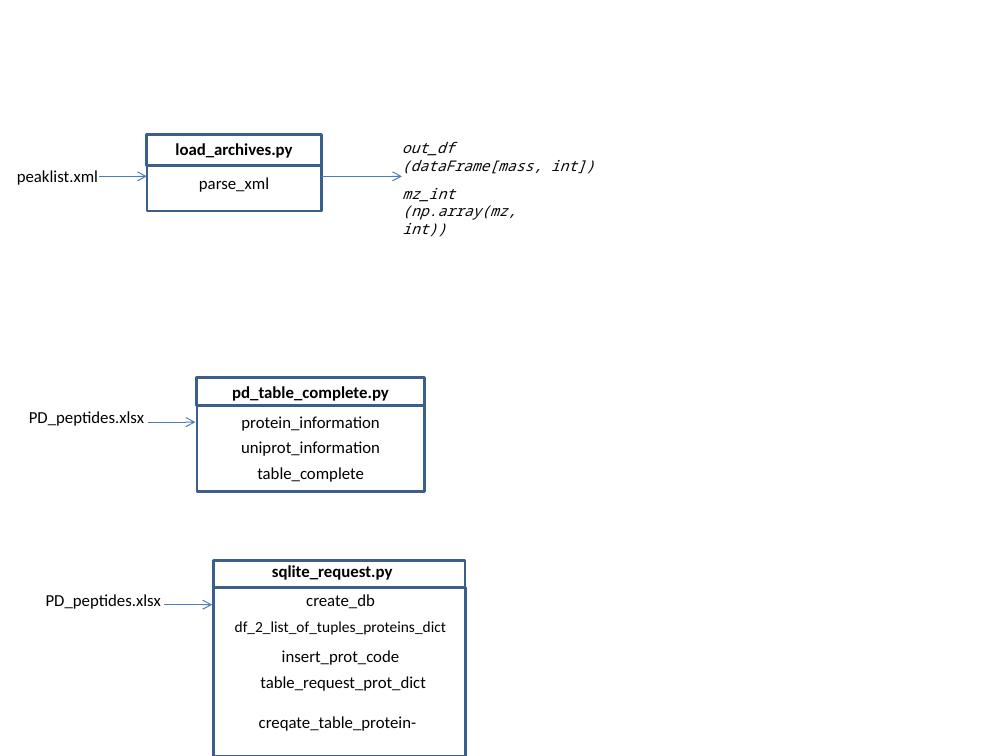
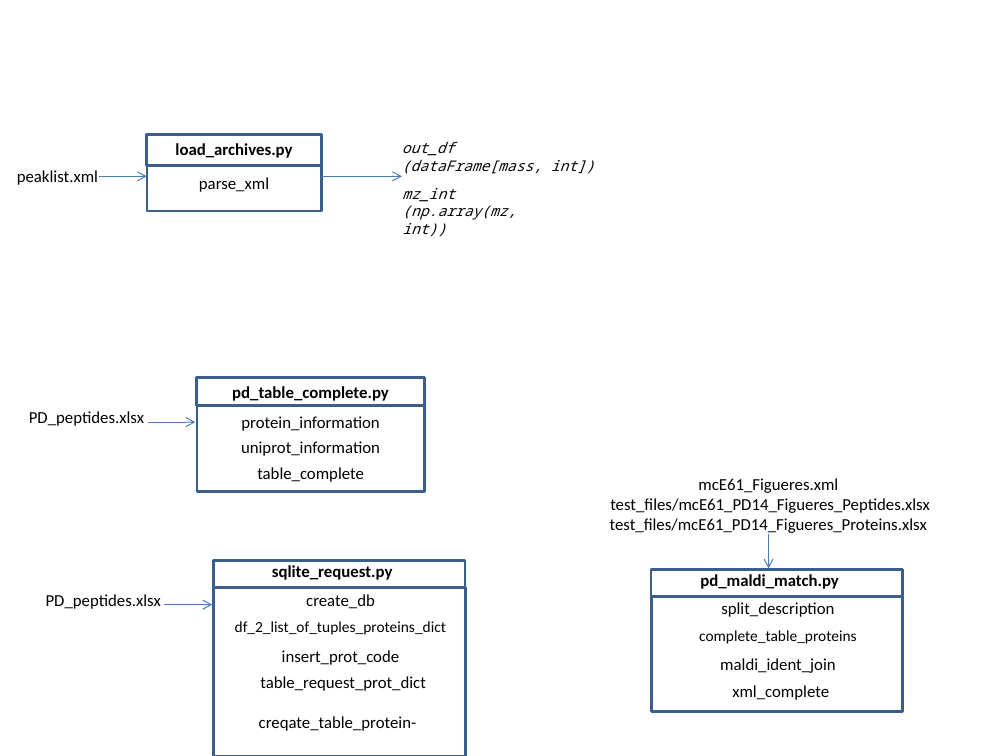
Before and after one commit to cplqam/IDAEA-IIBB_Aquasearch, a slide deck: slide 2 of docs/Summary.pptx. Drawn at 1008x756 pixels with LibreOffice and Linux fonts; fonts in the diff are those of the drawing. Boxes give left, top, right and bottom in pixels: in the first picture for what was removed or moved away, otherwise in the second. Text is boxed around its words. In the diff, an @@ line names an element or a change of style, - is before the commit and + after.

Commit message:
One! module added to the powerpoint scheme...

```diff
--- a/docs/Summary.pptx
+++ b/docs/Summary.pptx
@@ text added at bbox=[610, 478, 930, 533], 12 pt, text #000000 @@
+mcE61_Figueres.xml
+test_files/mcE61_PD14_Figueres_Peptides.xlsx
+test_files/mcE61_PD14_Figueres_Proteins.xlsx
@@ arrow added from (768, 534) to (768, 569), #4B7EBC 0.75 pt @@
@@ group added at bbox=[651, 570, 902, 712]: 5 texts, 2 rectangles @@
+pd_maldi_match.py
+complete_table_proteins
+maldi_ident_join
+split_description
+xml_complete
```
